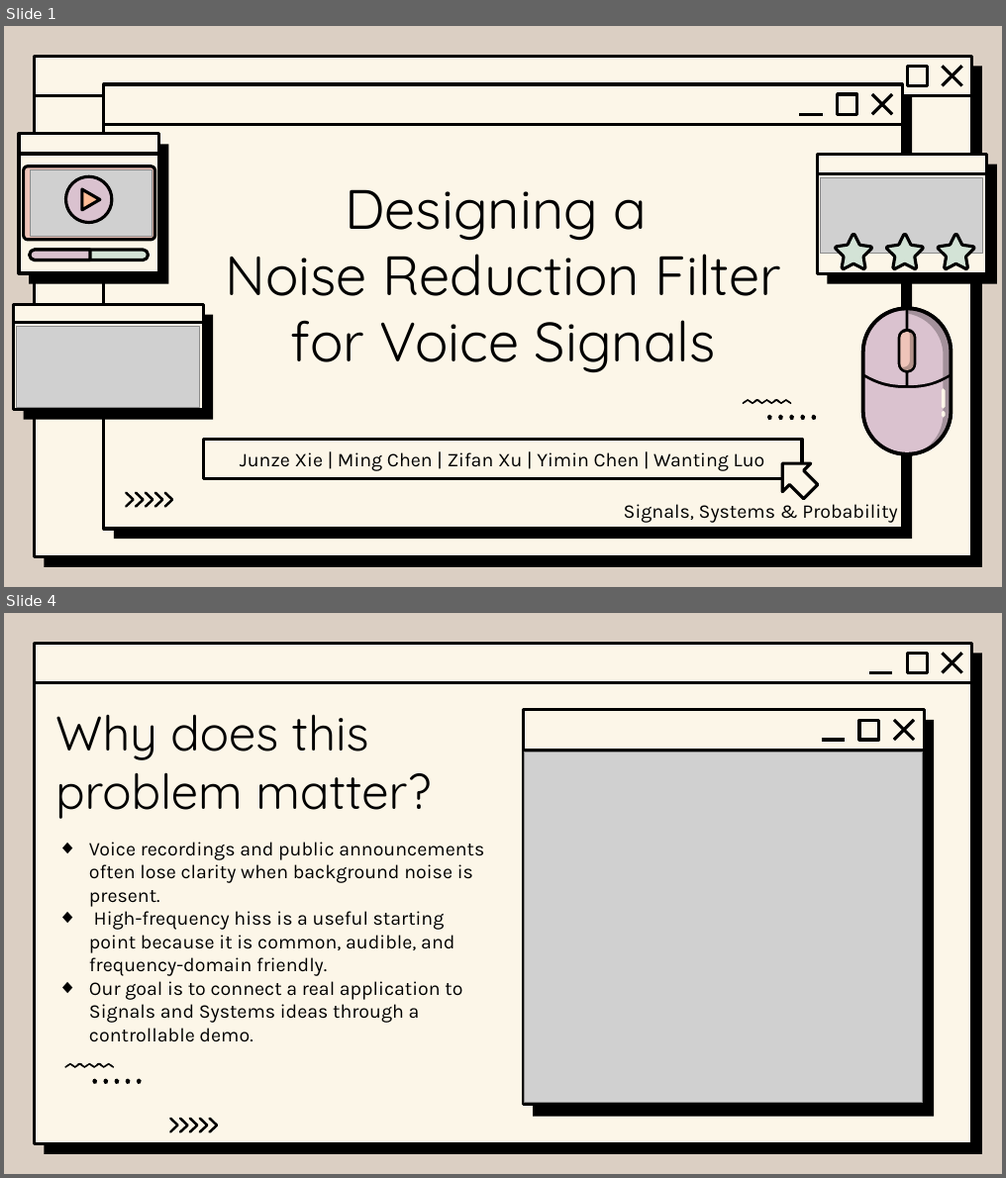
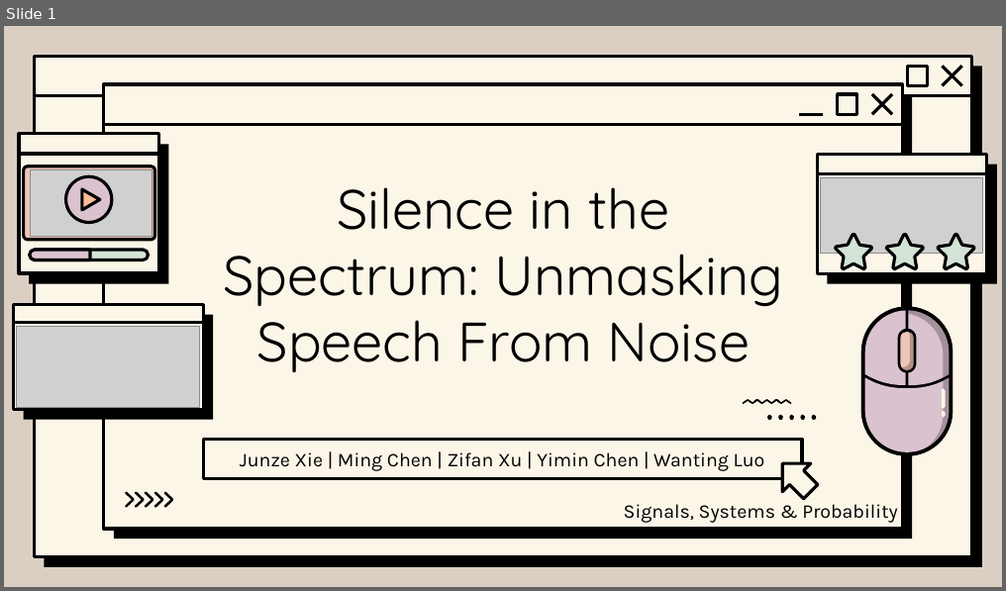
Before and after one commit to Xiejz959/2026-Signal-System-Pres, a slide deck: Slide/Slide_draft_4.0.pptx. Shown one above the other, each under a label of ours: slides 1 and 4 before the commit, slide 1 after it; the slides between them are not shown. The pictures are 1006x1178 and 1006x591 pixels, drawn with LibreOffice and Linux fonts; fonts in the diff are those of the drawing; grey boxes stand for pictures; background and template pictures are left out. Boxes give left, top, right and bottom in pixels: in the first picture for what was removed or moved away, otherwise in the second. Text is boxed around its words. In the diff, an @@ line names an element or a change of style, - is before the commit and + after.

Commit message:
upodate for slide 4

```diff
--- a/Slide/Slide_draft_4.0.pptx
+++ b/Slide/Slide_draft_4.0.pptx
@@ slide 4 removed at box(4, 613, 1002, 1174), background #DBCFC3; not listed: 7 template elements that a slide beside it also shows @@
@@ title removed at box(55, 714, 431, 819) @@
-Why does this problem matter?
@@ picture removed at box(525, 752, 923, 1103) @@
@@ group removed at box(523, 710, 934, 1116): 4 lines, 2 rounded rectangles, 1 rectangle @@
@@ subtitle removed at box(89, 842, 484, 1043) @@
-◆ Voice recordings and public announcements often lose clarity when background noise is present.
-◆ High-frequency hiss is a useful starting point because it is common, audible, and frequency-domain friendly.
-◆ Our goal is to connect a real application to Signals and Systems ideas through a controllable demo.
@@ freeform shape removed at box(64, 1063, 115, 1069) @@
@@ freeform shape removed at box(93, 1079, 143, 1086) @@
@@ freeform shape removed at box(168, 1117, 219, 1135) @@
@@ slide 1 changed as well @@
@@ title at box(223, 187, 783, 372): text changed @@
-Designing a
-Noise Reduction Filter for Voice Signals
+Silence in the Spectrum: Unmasking Speech From Noise
```
Also in this commit, not shown: 13 other slides changed, 1 slide added, 1 other slide removed, 5 other files.
